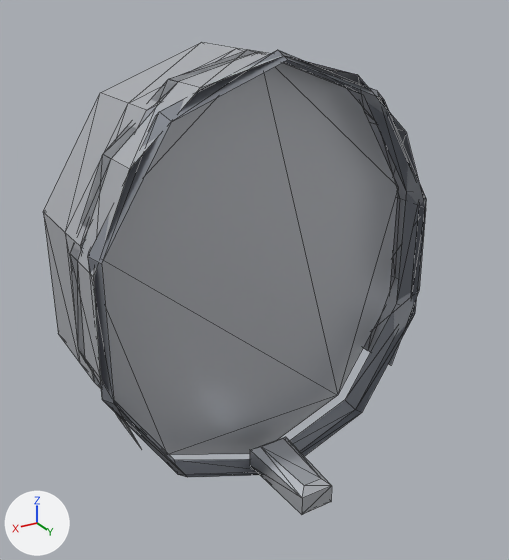
What one commit did to the glTF model client/public/models/armour/helm_cap.glb.
Camera for both pictures: a 50 mm lens placed at (0.665, -1.546, 0.612), pointed at (-0.011, -2.673, 0.049). Lighting does not change. The marker at lower left points along +X, +Y and +Z. The older version comes first. Mesh edges are drawn as thin lines. Vertices at exactly the same position are counted once.

In view in the first picture: 'Head'.
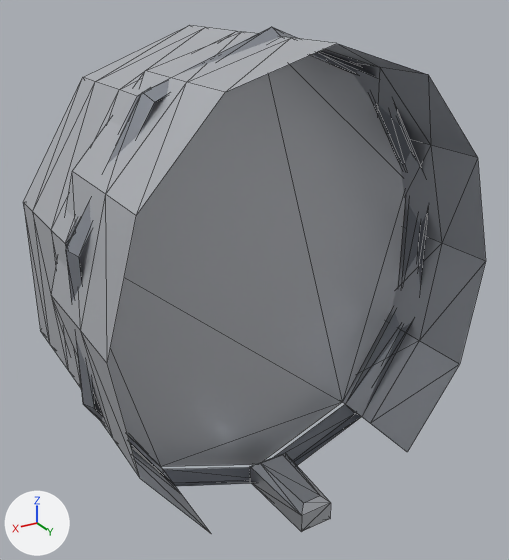
What differs and where, as boxes (x1, y1, x2, y2) in the pictures (509 x 560 px; the box of a moved part takes in the faces that stretch with it):
```json
{"object": "Head", "change": "reshaped", "before": [43, 42, 426, 514], "after": [23, 25, 486, 534], "on screen": "21% wider, 8% taller"}
{"part": 1, "of": "me_head", "change": "moved or reshaped", "before": [250, 437, 332, 514], "after": [250, 453, 331, 532]}
{"part": 2, "of": "me_head", "change": "moved or reshaped", "before": [88, 50, 426, 477], "after": [66, 27, 428, 486]}
{"part": 3, "of": "me_head", "change": "rebuilt", "before": [43, 42, 426, 455], "after": [23, 25, 405, 467], "on screen": "7% taller"}
{"part": 4, "of": "me_head", "change": "added", "after": [52, 32, 486, 534]}
```

Edits to the scene script, one JSON object a line:
```json
{"block": "me_head", "where": "# used by ob_head; location = (0.0, 0.0, 0.0)"}
{"op": "remove", "block": "me_head", "code": "me_head.from_pydata(...)  # 118 vertices, 184 faces; spans x -0.359..0.359, y -2.96..-2.42, z -0.362..0.502"}
{"op": "add", "block": "me_head", "code": "me_head.from_pydata(...)  # 129 vertices, 204 faces; spans x -0.389..0.389, y -2.96..-2.42, z -0.396..0.536"}
{"block": "me_head", "change": "me_head part 1: the loose piece of 16 vertices spanning x -0.045..0.045, y -2.6..-2.42, z -0.352..-0.288 is moved by (0.0, 0.0, -0.042)"}
{"block": "me_head", "change": "me_head part 2: the loose piece of 30 vertices spanning x -0.354..0.354, y -2.61..-2.55, z -0.362..0.502 is multiplied about its middle by the matrix ((1.082, 0.0, 0.0), (0.0, 1.0, 0.0), (0.0, 0.0, 1.082)), then moved by (0.0, -0.02, 0.0)"}
{"block": "me_head", "change": "me_head part 3: the loose piece of 72 vertices spanning x -0.359..0.359, y -2.96..-2.56, z -0.353..0.493 is rebuilt with 50 vertices and now spans x -0.371..0.371, y -2.96..-2.64, z -0.382..0.522"}
{"block": "me_head", "change": "me_head part 4: a new loose piece of 33 vertices spanning x -0.389..0.389, y -2.7..-2.42, z -0.296..0.522, in mat_steel"}
```
